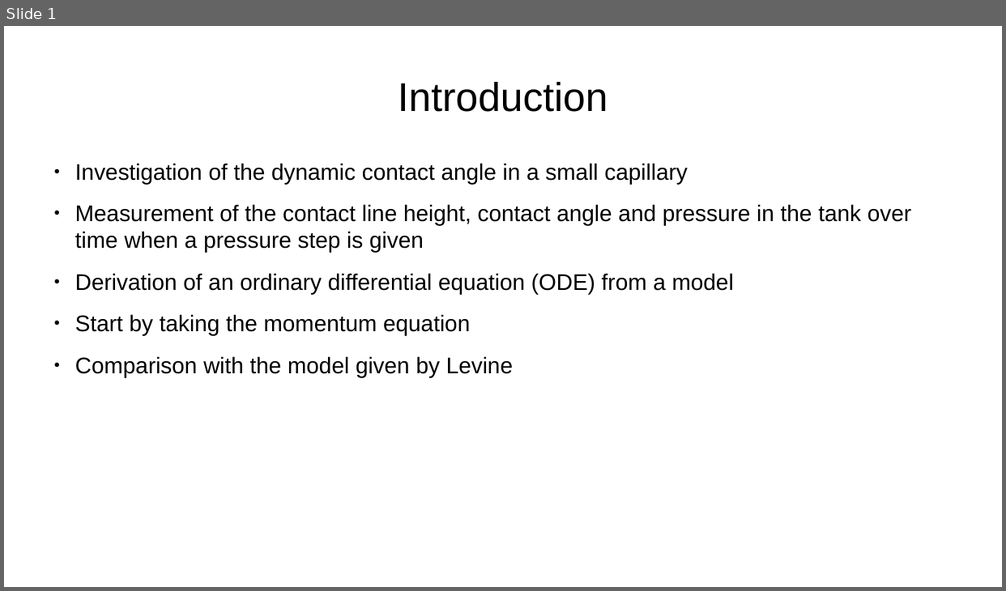
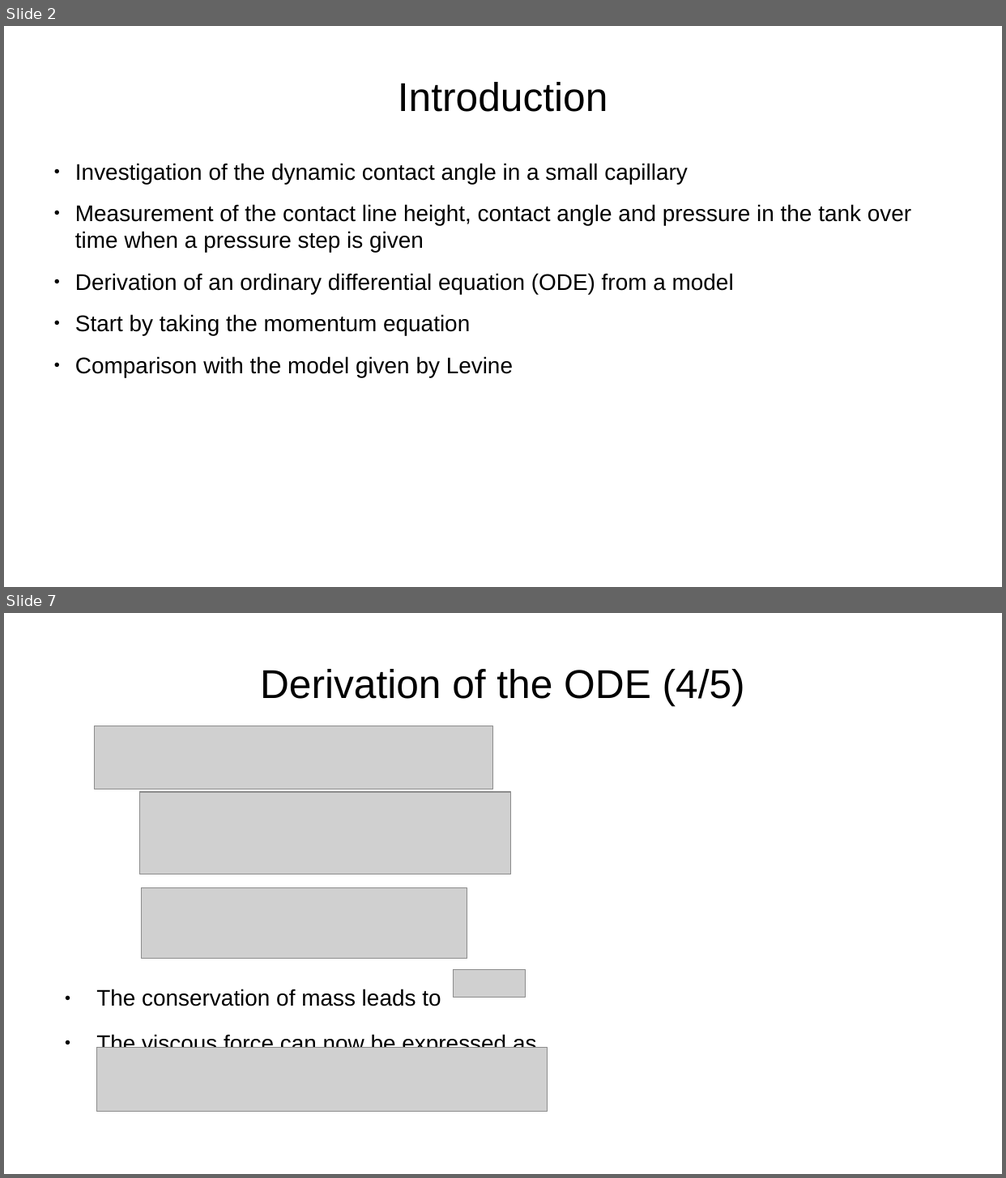
Before and after one commit to ManuelRatz/ratzVKI, a slide deck: Slides/equation_derivation.odp. Shown one above the other, each under a label of ours: slide 1 before the commit, slides 2 and 7 after it; the slides between them are not shown. The pictures are 1006x591 and 1006x1178 pixels, drawn with LibreOffice and Linux fonts; fonts in the diff are those of the drawing; grey boxes stand for pictures. Boxes give left, top, right and bottom in pixels: in the first picture for what was removed or moved away, otherwise in the second. Text is boxed around its words. In the diff, an @@ line names an element or a change of style, - is before the commit and + after.

```diff
--- a/Slides/equation_derivation.odp
+++ b/Slides/equation_derivation.odp
@@ slide 7 added at <box>4,613,1002,1174</box>, background #FFFFFF @@
@@ title added at <box>260,669,745,705</box>, 32 pt, text #000000 @@
+Derivation of the ODE (4/5)
@@ picture added at <box>95,726,493,790</box> @@
@@ picture added at <box>140,792,511,875</box> @@
@@ picture added at <box>142,888,467,959</box> @@
@@ picture added at <box>454,969,526,998</box> @@
@@ text added at <box>96,989,537,1055</box>, 18 pt, text #000000 @@
+● The conservation of mass leads to
+● The viscous force can now be expressed as
@@ picture added at <box>97,1048,548,1112</box> @@
@@ what was slide 1 is now slide 2 @@
```
Also in this commit, not shown: 5 slides changed, 2 other slides added, 2 slides removed, 4 other files.
